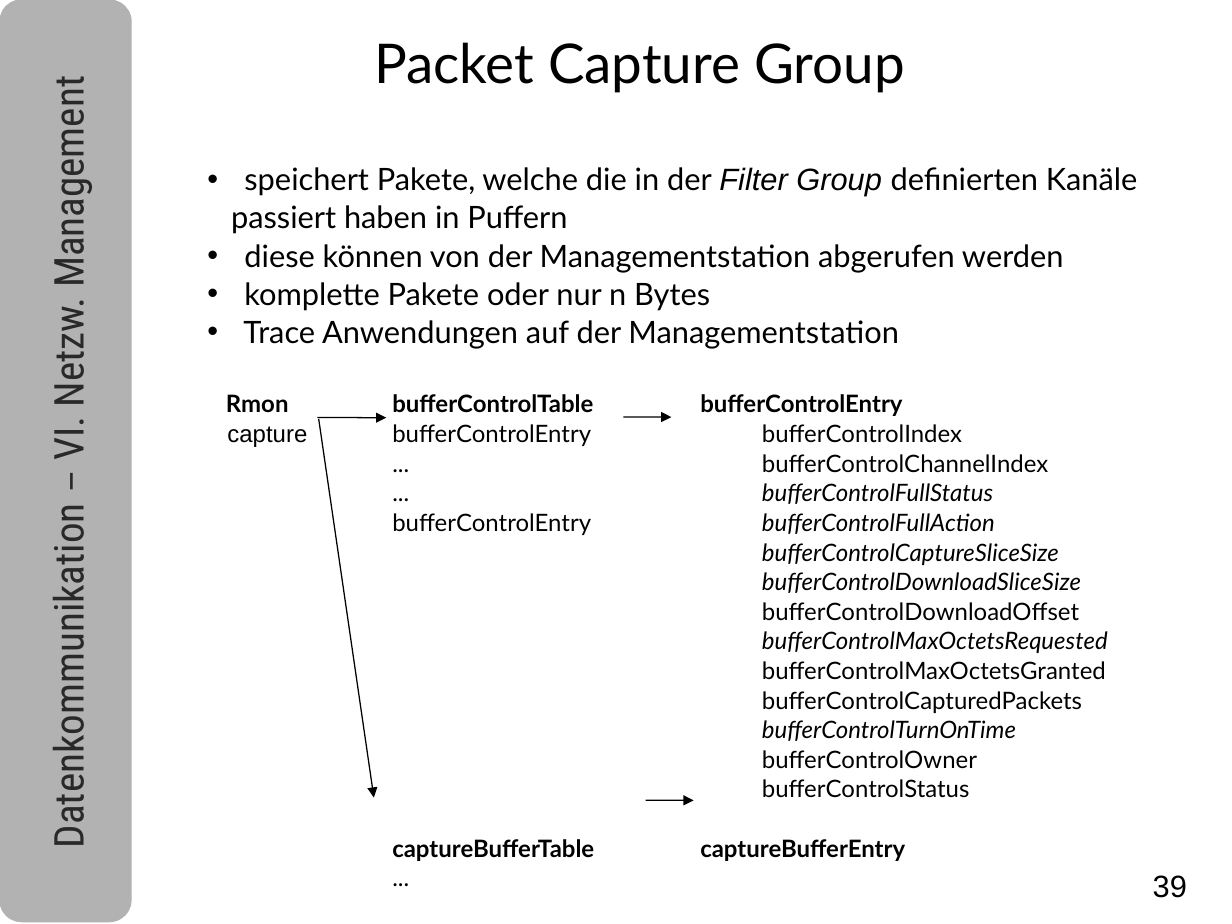
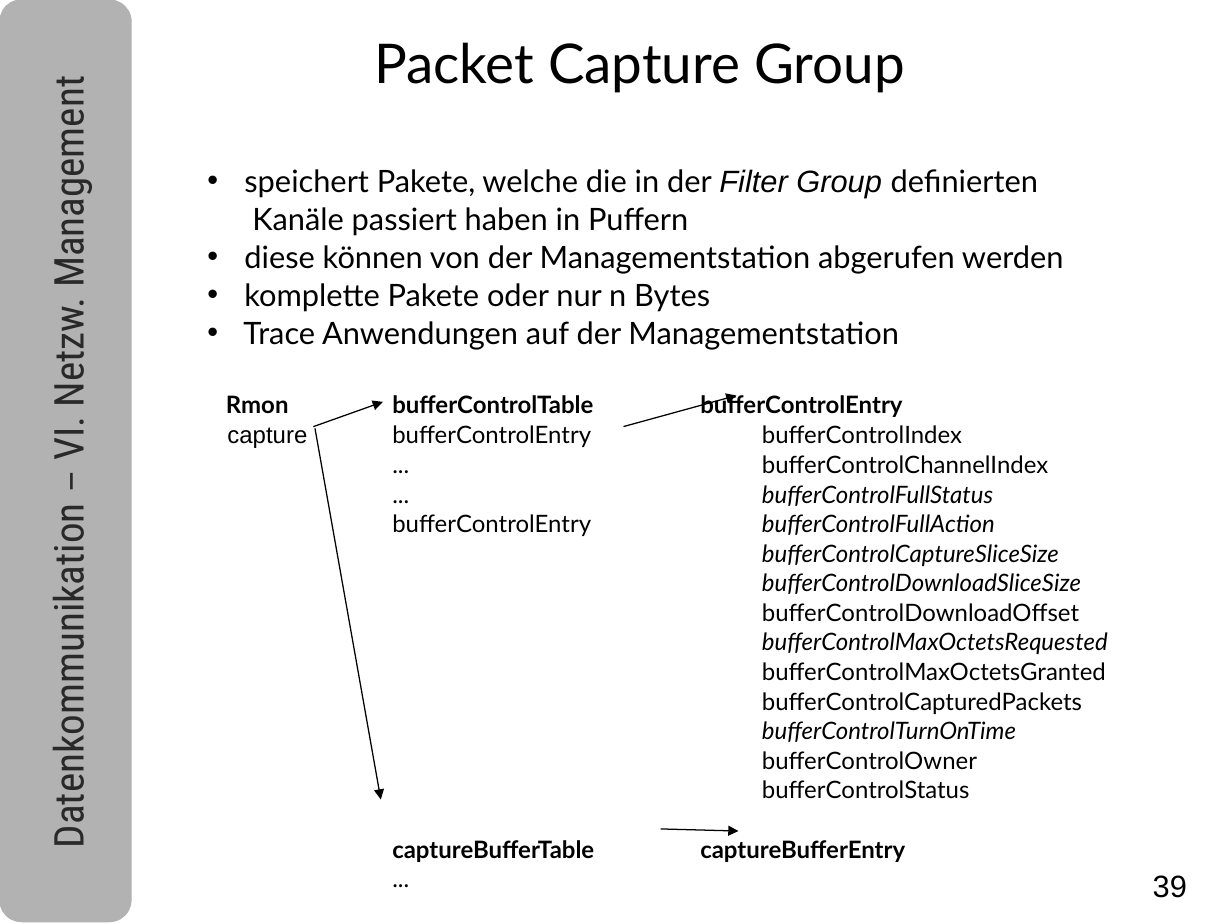
Before and after one commit to tpo/Datenkomm_Skripte, a slide deck: slide 39 of Datenkommunikation_6_Netzwerk_Management_V1.8.odp. Drawn at 1232x924 pixels with LibreOffice and Linux fonts; fonts in the diff are those of the drawing. Boxes give left, top, right and bottom in pixels: in the first picture for what was removed or moved away, otherwise in the second. Text is boxed around its words. In the diff, an @@ line names an element or a change of style, - is before the commit and + after.

```diff
--- a/Datenkommunikation_6_Netzwerk_Management_V1.8.odp
+++ b/Datenkommunikation_6_Netzwerk_Management_V1.8.odp
@@ text at [244,169,1038,236]: text changed @@
-• speichert Pakete, welche die in der Filter Group definierten Kanäle
-passiert haben in Puffern
+• speichert Pakete, welche die in der Filter Group definierten
+  Kanäle passiert haben in Puffern
@@ arrow moved from (318, 418) - (387, 418) to (313, 426) - (383, 402) @@
@@ arrow moved from (623, 416) - (671, 418) to (623, 426) - (737, 395) @@
@@ arrow moved from (319, 419) - (373, 797) to (315, 429) - (381, 800) @@
@@ arrow moved from (646, 800) - (694, 801) to (660, 829) - (738, 832) @@
```
Also in this commit, not shown: 13 other slides changed, 4 slides added.
